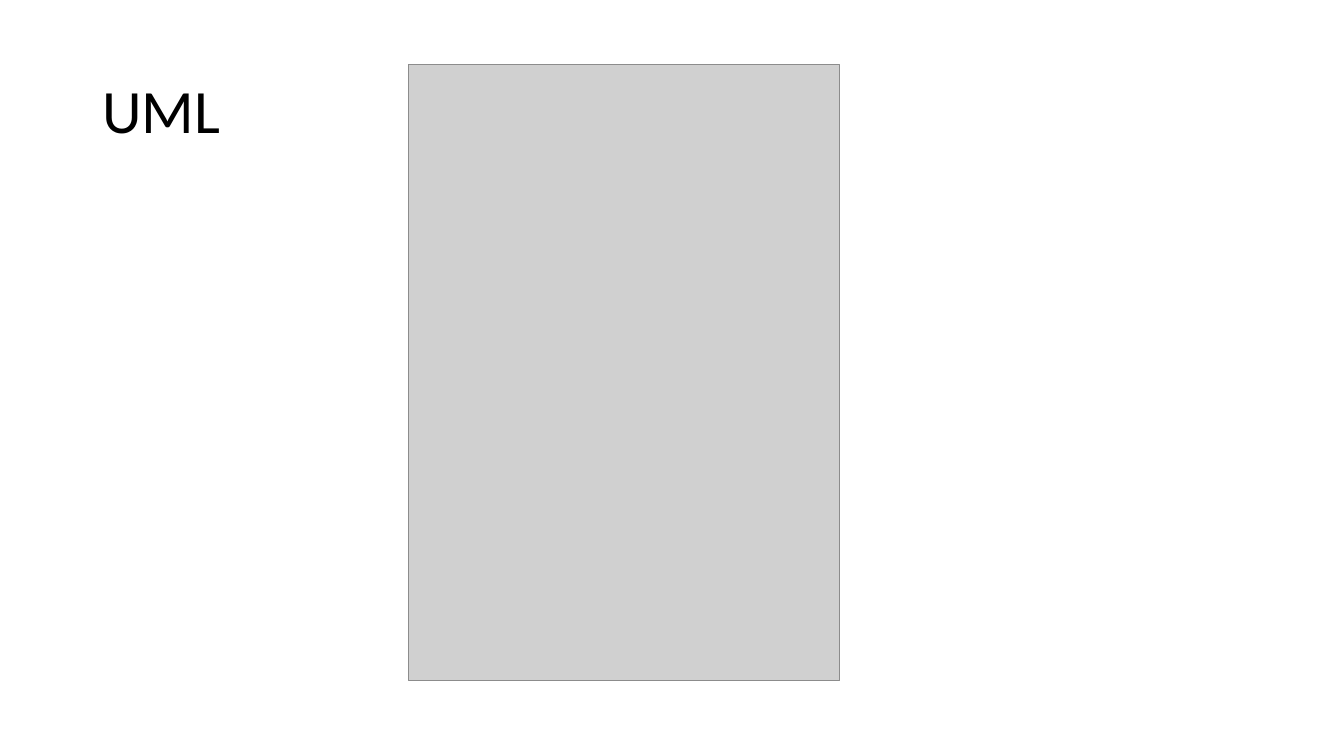
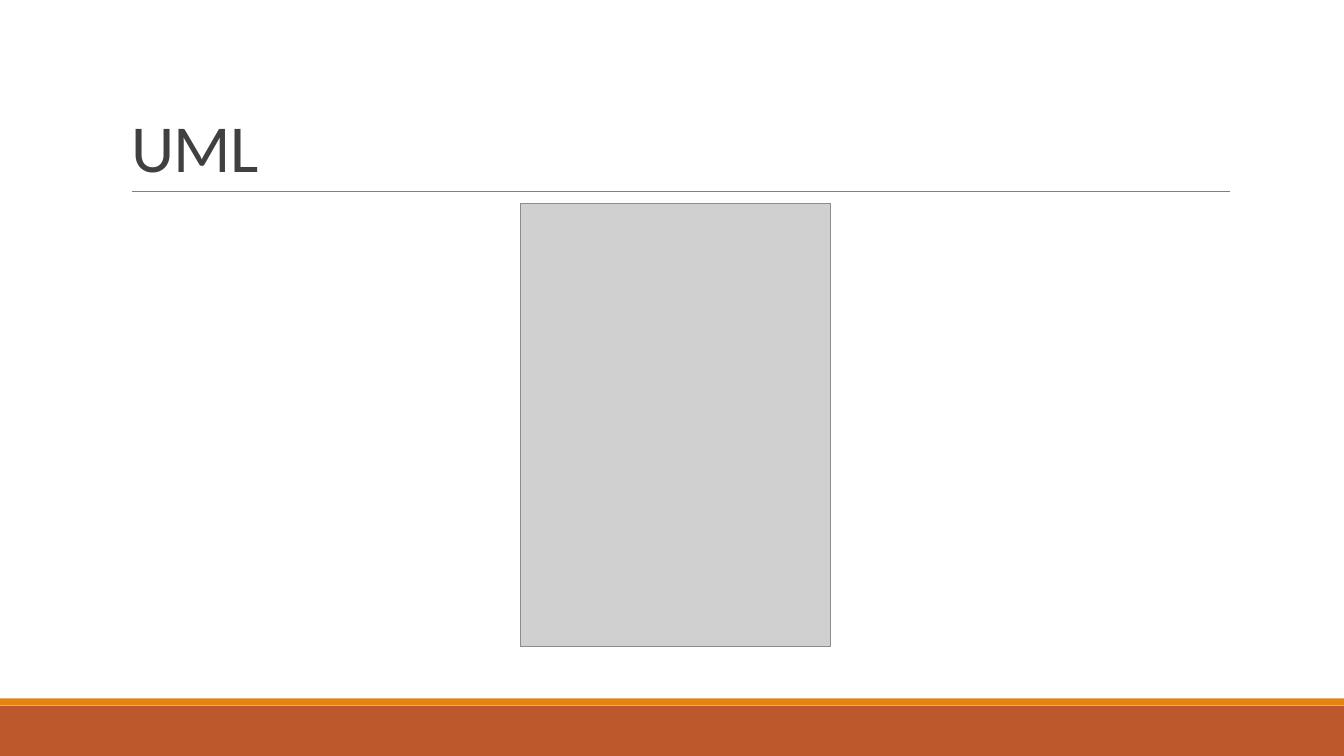
Before and after one commit to baldimario/Simplex, a slide deck: slide 7 of IDENTICAZIONE SISTEMA DI CARICHE PUNTIFORMI DA MISURE DI.pptx. Drawn at 1344x756 pixels with LibreOffice and Linux fonts; fonts in the diff are those of the drawing; grey boxes stand for pictures. Boxes give left, top, right and bottom in pixels: in the first picture for what was removed or moved away, otherwise in the second. Text is boxed around its words. In the diff, an @@ line names an element or a change of style, - is before the commit and + after.

```diff
--- a/IDENTICAZIONE SISTEMA DI CARICHE PUNTIFORMI DA MISURE DI.pptx
+++ b/IDENTICAZIONE SISTEMA DI CARICHE PUNTIFORMI DA MISURE DI.pptx
@@ title "UML": place and size @@
-title "UML" at box(102, 93, 220, 134)
+title "UML" at box(131, 129, 258, 173)
@@ title "UML" at box(131, 129, 258, 173): size 44 to 48 pt, text colour #000000 to #404040, letter spacing 0 to -0.5 pt; line spacing 0.9 to 0.85; vertical alignment middle to bottom @@
@@ line added from (132, 192) to (1231, 192), #808080 0.5 pt @@
@@ picture: place and size @@
-picture at box(408, 65, 839, 682)
+picture at box(520, 204, 830, 647)
@@ rectangle added at box(0, 706, 1344, 756), fill #BD582C @@
@@ rectangle added at box(0, 699, 1344, 706), fill #E48312 @@
```
Also in this commit, not shown: 8 other slides changed, 2 slides added, 2 slides removed, 2 other files.
